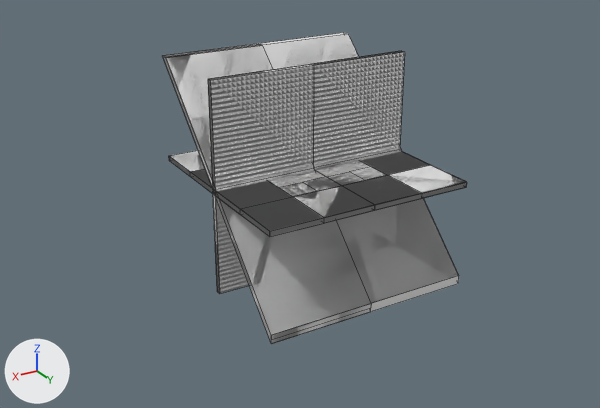
The FBX model Bloodmoon Alpha 0.01/Assets/BuildObjects/BuildinShapes.fbx, before and after one commit.
Both versions are drawn from a 50 mm lens placed at (7.62, 12.27, 5.52), pointed at (0.25, -0.01, -0.62). The lights are fixed; the arrows at lower left show +X, +Y and +Z. Mesh edges are drawn as thin lines.

The first picture shows 'CornerFloor1', 'CornerFloor3', 'CornerFloor4', 'Dorway', 'FancyWindow', 'HalfFloor1', 'LeftRamp', 'Ramp', 'RightRamp', 'TopRightWall', 'TopWall', 'Window'.
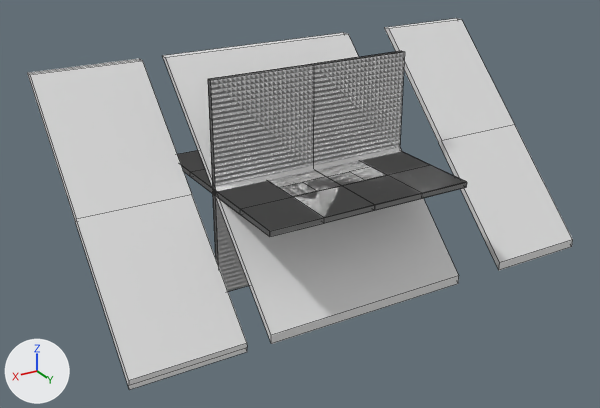
Where the change shows, as pixel boxes (x1, y1, x2, y2) in the pictures (600 x 408 px):
```json
{"object": "LeftRamp", "change": "moved", "before": [163, 43, 371, 344], "after": [27, 59, 247, 390]}
{"object": "RightRamp", "change": "moved", "before": [263, 34, 458, 301], "after": [384, 18, 573, 270]}
{"object": "TopRightWall", "change": "unchanged, uncovered by the edit", "before": [328, 153, 467, 210], "after": [317, 152, 467, 210]}
{"object": "Dorway", "change": "unchanged, covered by the edit", "before": [169, 150, 461, 237], "after": [181, 165, 454, 237]}
```

The change, as JSON lines over the scene's bpy script:
```json
{"op": "set", "path": "ob_rightramp.location", "old": "(0.0, 0.0, 0.0)", "new": "(-3.03, 0.0, 0.0)"}
{"op": "set", "path": "ob_leftramp.location", "old": "(0.0, 0.0, 0.0)", "new": "(2.45, 0.0, 0.0)"}
```
